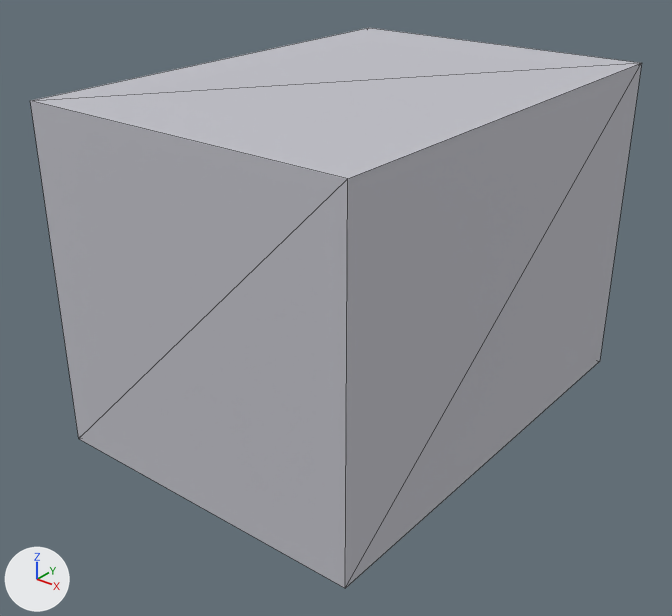
Before and after pictures for a commit that changed the glTF model public/engine-parts/mvp/v3-part-air-antrieb-02.glb.
Rendered twice from a camera (50 mm lens) standing at (0.767, -1.014, 0.523) and looking at (0.005, -0.062, -0.068). The lights are fixed; the arrows at lower left show +X, +Y and +Z. The picture after the commit comes second. Mesh edges are drawn as thin lines.

The first picture shows 'air_antrieb_02'.
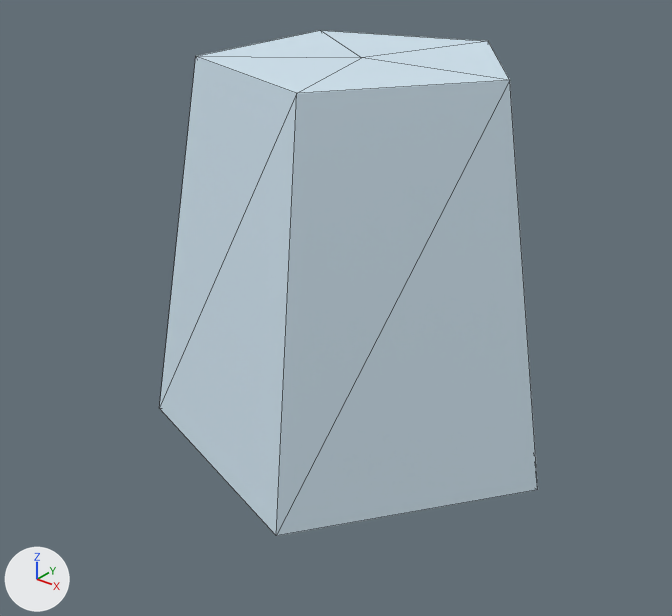
The change in detail:
Material 'air_antrieb_02_meshMat' (mat_air_antrieb_02_meshmat) changes colour from light grey #c4c4cb to pale blue #daedf9; in linear values from (0.55, 0.55, 0.6) to (0.7, 0.85, 0.95).
me_air_antrieb_02_mesh is used by ob_air_antrieb_02; location (0.0, 0.0, 0.0).
me_air_antrieb_02_mesh had 8 vertices, 12 faces and spanned x -0.25..0.25, y -0.35..0.35, z -0.25..0.25.
me_air_antrieb_02_mesh now has 12 vertices, 20 faces and spans x -0.259..0.32, y -0.304..0.304, z -0.28..0.28.
me_air_antrieb_02_mesh part 1: the whole mesh is rebuilt.

What differs and where, as boxes (x1, y1, x2, y2) in the pictures (672 x 616 px):
'air_antrieb_02', recoloured, reshaped (38% narrower, 10% shorter): before (30, 28, 642, 588); after (160, 31, 538, 536)
